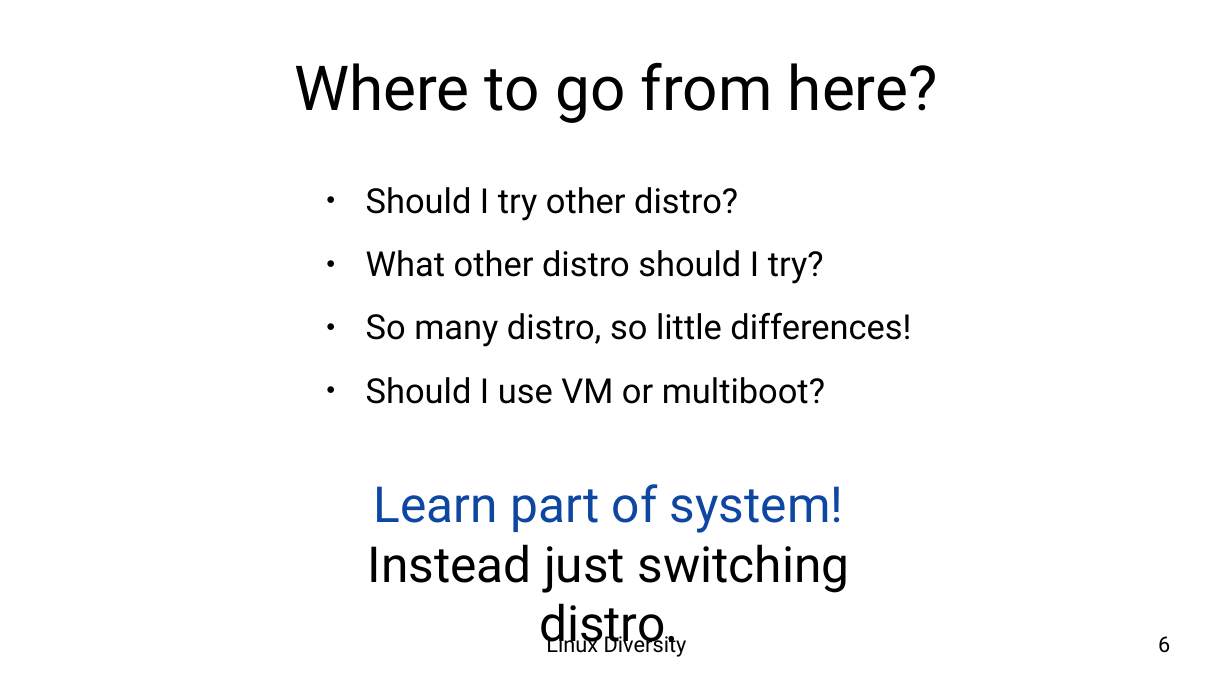
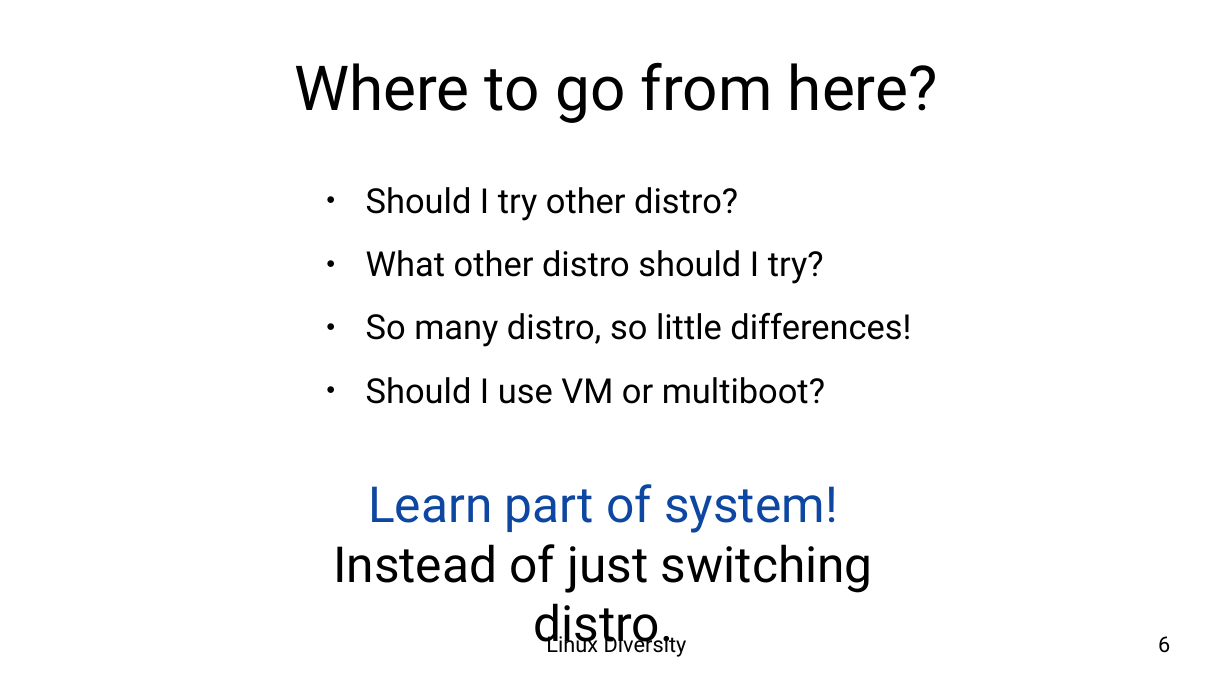
Before and after one commit to epsi-rns/berkas2, a slide deck: slide 6 of impress-presentation/01-linux-diversity/presentation-linux-diversity-diagram.odp. Drawn at 1232x693 pixels with LibreOffice and Linux fonts; fonts in the diff are those of the drawing; background and template pictures are left out. Boxes give left, top, right and bottom in pixels: in the first picture for what was removed or moved away, otherwise in the second. Text is boxed around its words. In the diff, an @@ line names an element or a change of style, - is before the commit and + after.

Commit message:
Slides - Concept CSS: Add Slides: Learning HTML Step by Step

```diff
--- a/impress-presentation/01-linux-diversity/presentation-linux-diversity-diagram.odp
+++ b/impress-presentation/01-linux-diversity/presentation-linux-diversity-diagram.odp
@@ text "Learn part of system!": place and size @@
-text "Learn part of system!" at (368, 484, 850, 653)
+text "Learn part of system!" at (333, 484, 873, 653)
@@ text at (333, 544, 873, 653): text changed @@
-Instead just switching distro.
+Instead of just switching distro.
```
Also in this commit, not shown: 1 other slide changed, 12 other files.
